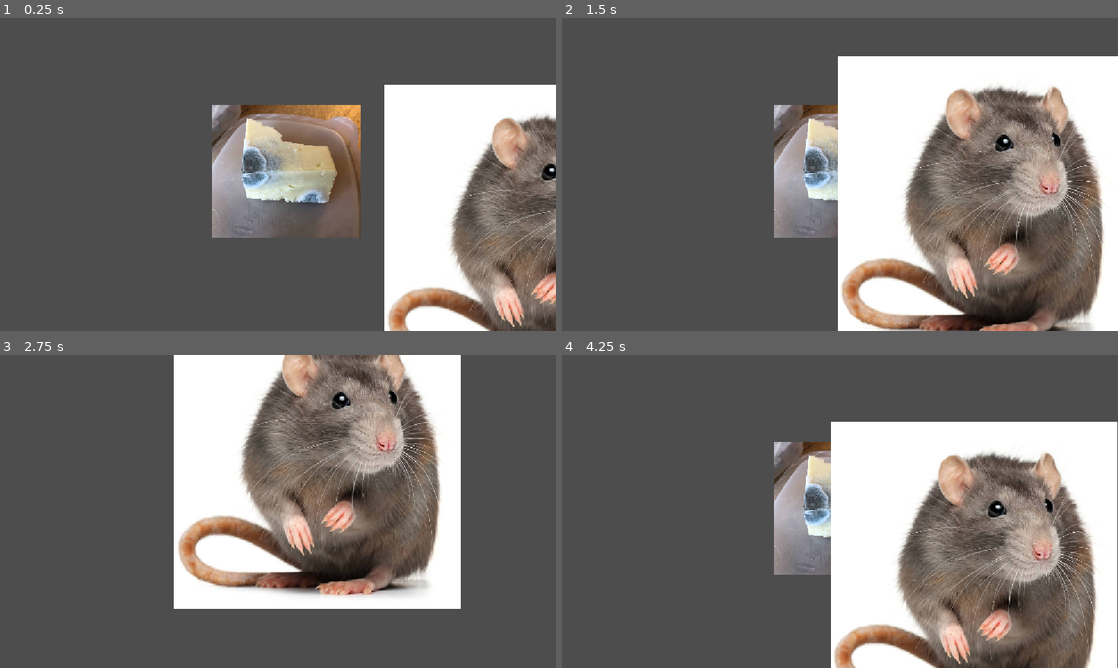
Above: before the commit, frames 1-4 (two rows, left to right).
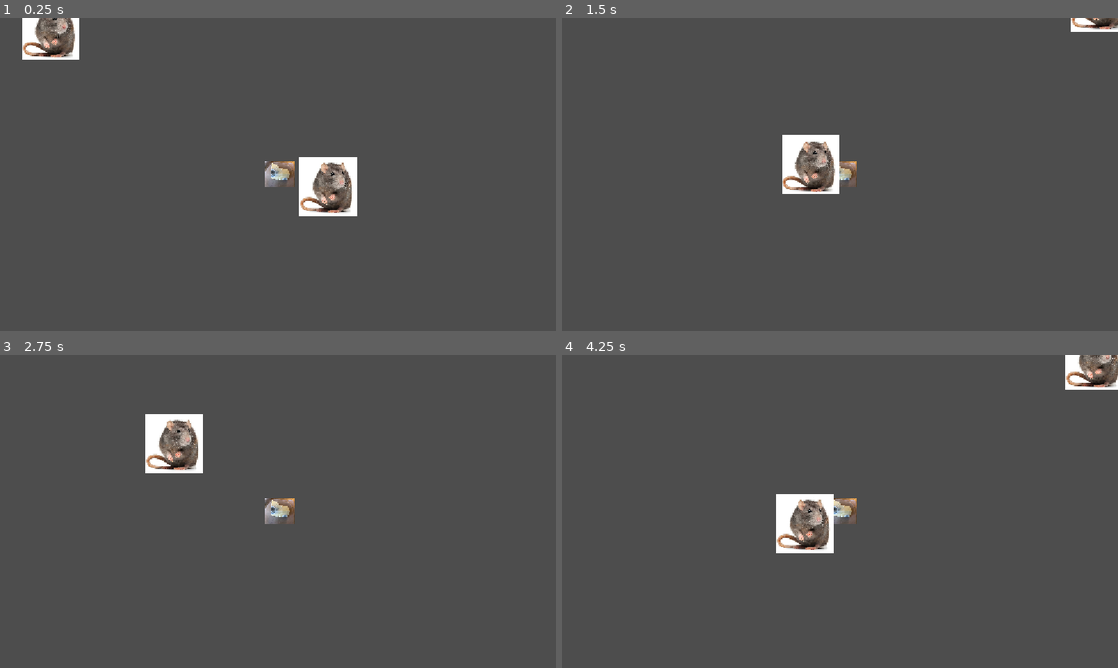
Above: after the commit, the same moments.

Repository: HargreavesJ04/TheBigCheese
Game: Godot game, scene res://Scenes/node_2d.tscn
Two runs of this game, one before a commit and one after it. Both use one fixed random seed, a clock stepped at 60 frames per second and the inputs below.
Inputs:
- Up to frame 1 (0.25 s): no input
- Up to frame 2 (1.5 s): tap Enter at 0.5 s; hold Right (ui_right) 0.53-1.28 s; hold Down (ui_down) from 1.28 s (still down)
- Up to frame 3 (2.75 s): release Down (ui_down) at 2.03 s; hold Right (ui_right) from 2.03 s (still down)
- Up to frame 4 (4.25 s): release Right (ui_right) at 2.78 s; hold Up (ui_up) 2.78-3.53 s; hold Left (ui_left) from 3.53 s (still down)

The runs differ from the first frame. In frame 1, 33% of the frame differs, in the area x 4-100%, y 0-100%; in frame 2, 44%, in the area x 38-100%, y 0-100%; in frame 3, 38%; in frame 4, 41%.

Commit message:
MORE RAT

Diff:
--- a/the-big-cheese/Scenes/node_2d.tscn
+++ b/the-big-cheese/Scenes/node_2d.tscn
@@ -10,3 +10,12 @@
 
 [node name="Rat" parent="." unique_id=1674442989 instance=ExtResource("2_v1qfn")]
 position = Vector2(934, 332)
+
+[node name="Rat2" parent="." unique_id=1786554183 instance=ExtResource("2_v1qfn")]
+position = Vector2(-1941, -1278)
+
+[node name="Rat3" parent="." unique_id=460292245 instance=ExtResource("2_v1qfn")]
+position = Vector2(-3844, 2154)
+
+[node name="Rat4" parent="." unique_id=825203959 instance=ExtResource("2_v1qfn")]
+position = Vector2(3928, -1350)
--- a/the-big-cheese/Scenes/player.tscn
+++ b/the-big-cheese/Scenes/player.tscn
@@ -19,3 +19,4 @@
 texture = ExtResource("2_onrkg")
 
 [node name="Camera2D" type="Camera2D" parent="." unique_id=1296481429]
+zoom = Vector2(0.2, 0.2)
--- a/the-big-cheese/Scripts/playerJH.gd
+++ b/the-big-cheese/Scripts/playerJH.gd
@@ -1,9 +1,10 @@
 extends CharacterBody2D
 
+const SPEED = 1100.0
 
-const SPEED = 300.0
 
 func _physics_process(delta: float) -> void:
+
 
 
 	var directionX := Input.get_axis("ui_left", "ui_right")
